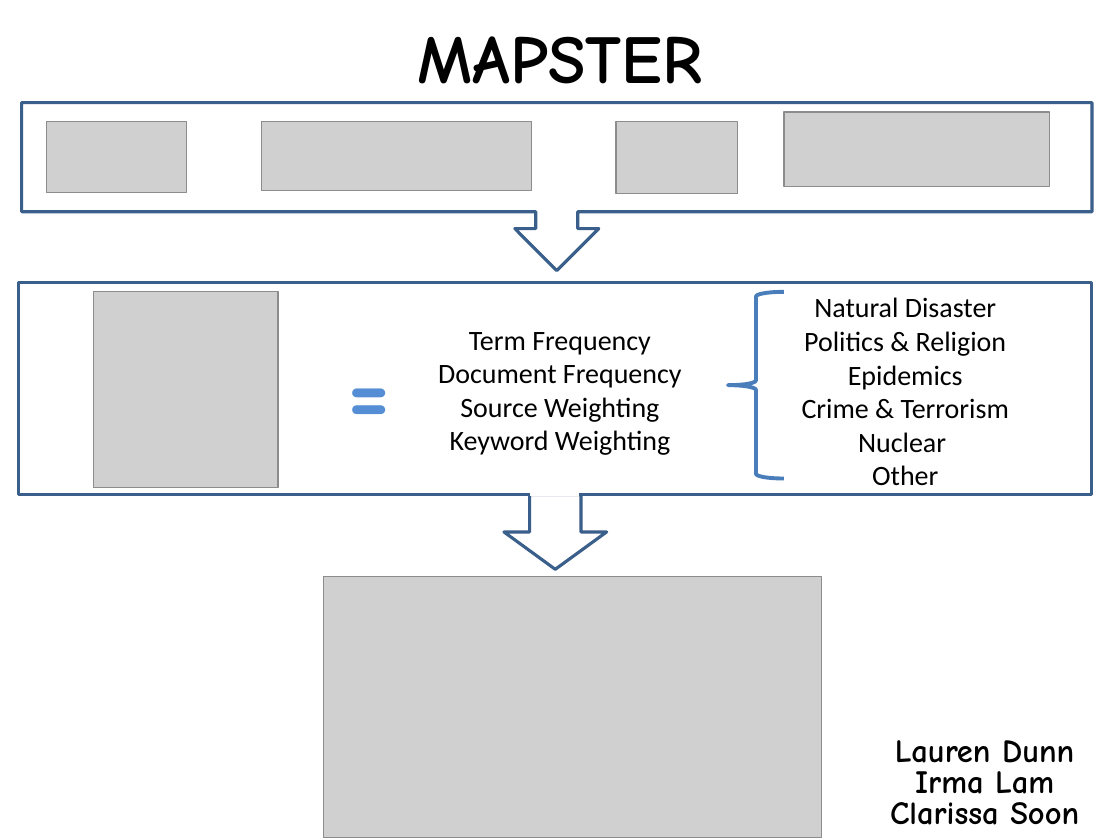
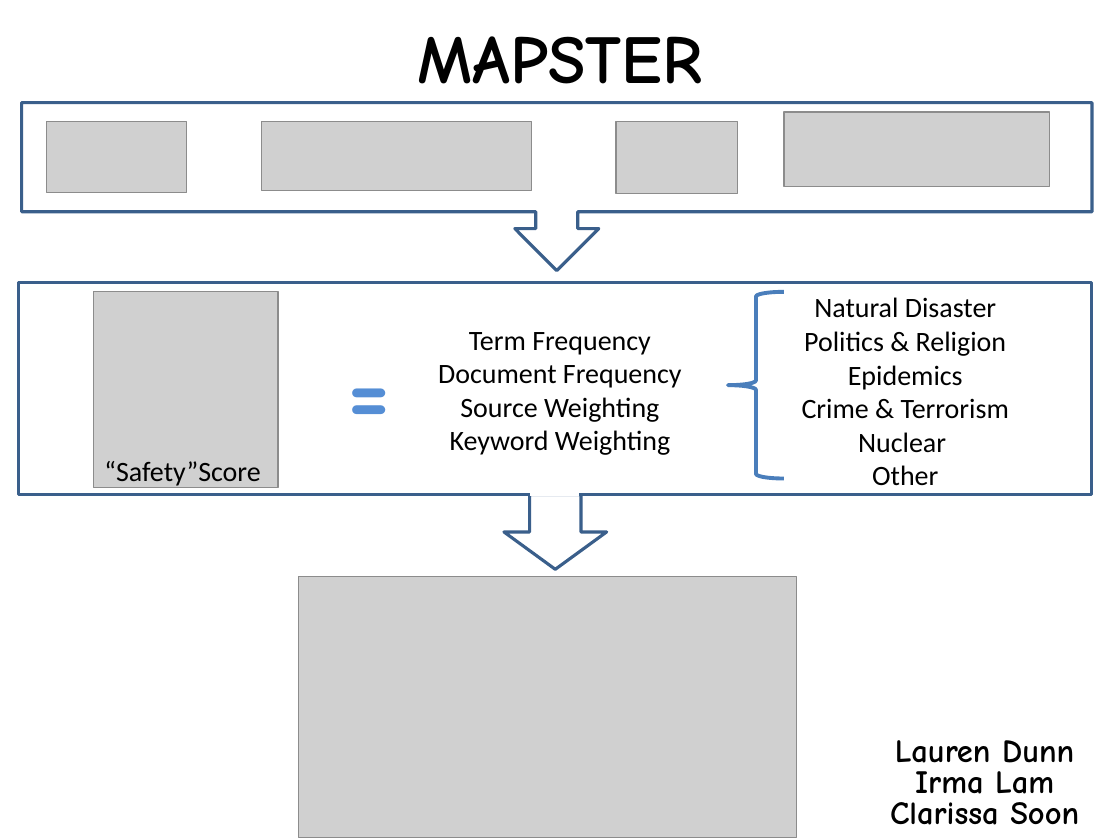
Before and after one commit to ilh19/mapster, a slide deck: slide 2 of trunk/submission/MapsterSlides.pptx. Drawn at 1120x840 pixels with LibreOffice and Linux fonts; fonts in the diff are those of the drawing; grey boxes stand for pictures; background and template pictures are left out. Boxes give left, top, right and bottom in pixels: in the first picture for what was removed or moved away, otherwise in the second. Text is boxed around its words. In the diff, an @@ line names an element or a change of style, - is before the commit and + after.

Commit message:
Added 'Safety' score to approach

```diff
--- a/trunk/submission/MapsterSlides.pptx
+++ b/trunk/submission/MapsterSlides.pptx
@@ text added at (104,461,260,488), 18 pt, text #000000 @@
+“Safety”Score
@@ picture: place and size @@
-picture at (324,577,822,838)
+picture at (299,577,797,838)
```
